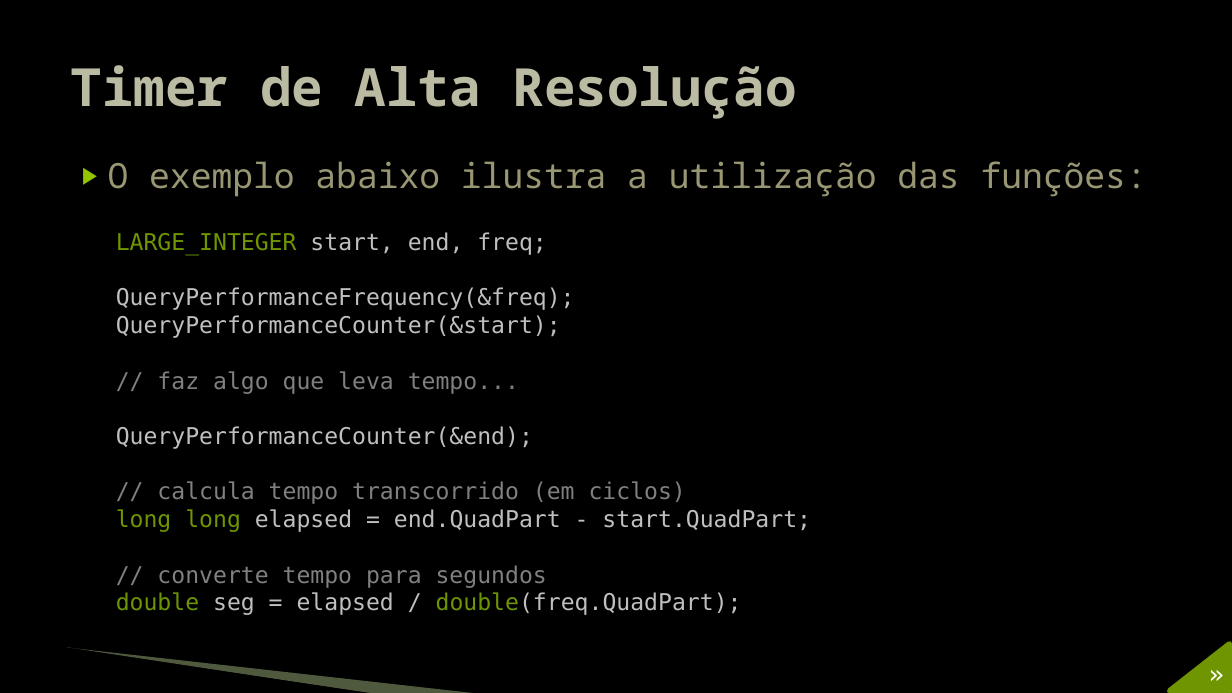
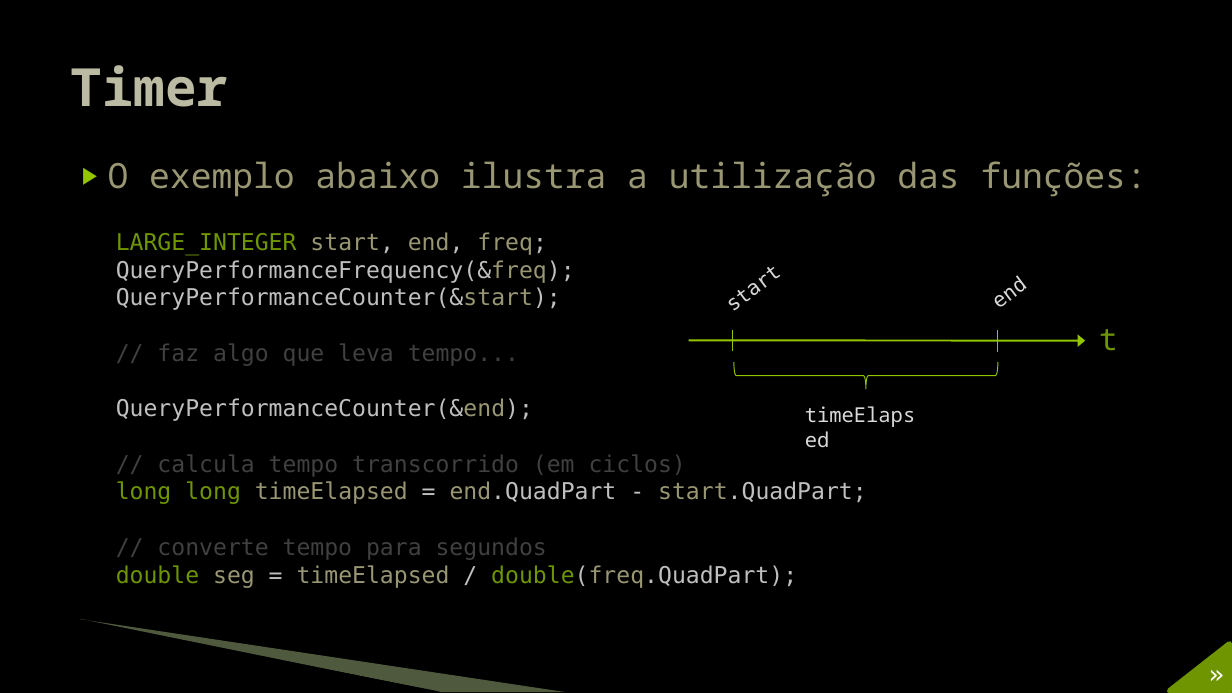
Before and after one commit to JudsonSS/Jogos, a slide deck: slide 16 of Slides/07. Taxa de Atualização.pptx (slide 14 before the commit). Drawn at 1232x693 pixels with LibreOffice and Linux fonts; fonts in the diff are those of the drawing; background and template pictures are left out. Boxes give left, top, right and bottom in pixels: in the first picture for what was removed or moved away, otherwise in the second. Text is boxed around its words. In the diff, an @@ line names an element or a change of style, - is before the commit and + after.

```diff
--- a/Slides/07. Taxa de Atualização.pptx
+++ b/Slides/07. Taxa de Atualização.pptx
@@ title at (71,65,229,107): text changed @@
-Timer de Alta Resolução
+Timer
@@ text at (116,232,686,560): text colour #BFBFBF to #999773 in "start, end, freq;", "QueryPerformanceFrequency(&freq);", "QueryPerformanceCounter(&start);", "QueryPerformanceCounter(&end);"; text colour #808080 to #404040 in "// faz algo que leva tempo...", "// calcula tempo transcorrido (em ciclos)", "// converte tempo para segundos" @@
@@ group added at (689,258,1117,432): 4 texts, 2 lines, 1 arrow, 1 right brace @@
+t
+start
+end
+timeElapsed
@@ text at (116,481,867,504): text changed @@
-long long elapsed = end.QuadPart - start.QuadPart;
+long long timeElapsed = end.QuadPart - start.QuadPart;
@@ text at (116,565,797,588): text changed; text colour #BFBFBF to #999773 @@
-double seg = elapsed / double(freq.QuadPart);
+double seg = timeElapsed / double(freq.QuadPart);
@@ freeform shape: place and size @@
-freeform shape at (66,649,374,693)
+freeform shape at (78,621,440,692)
@@ freeform shape: place and size @@
-freeform shape at (67,648,481,693)
+freeform shape at (80,619,566,692)
```
Also in this commit, not shown: 14 other slides changed, 2 slides added.
